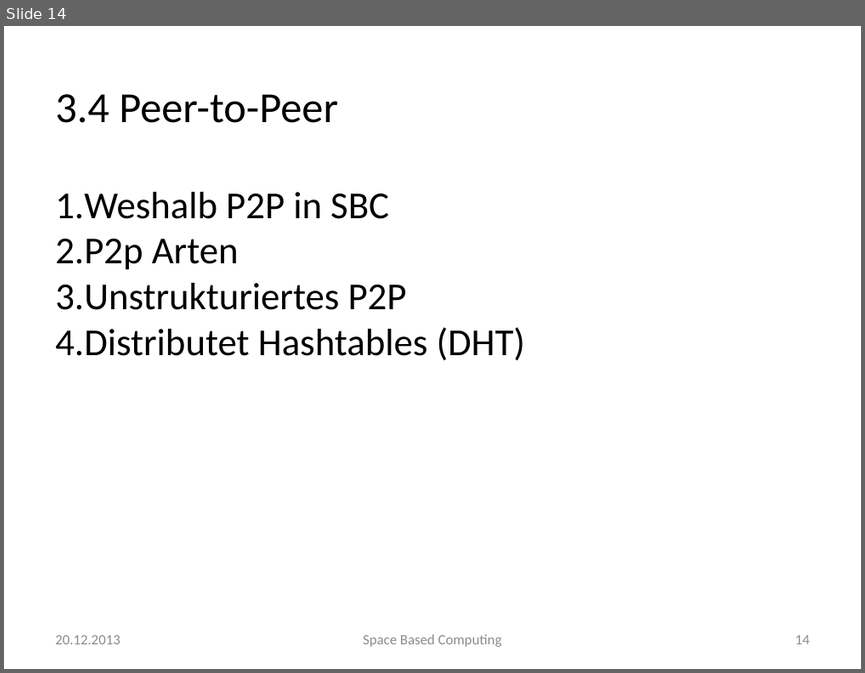
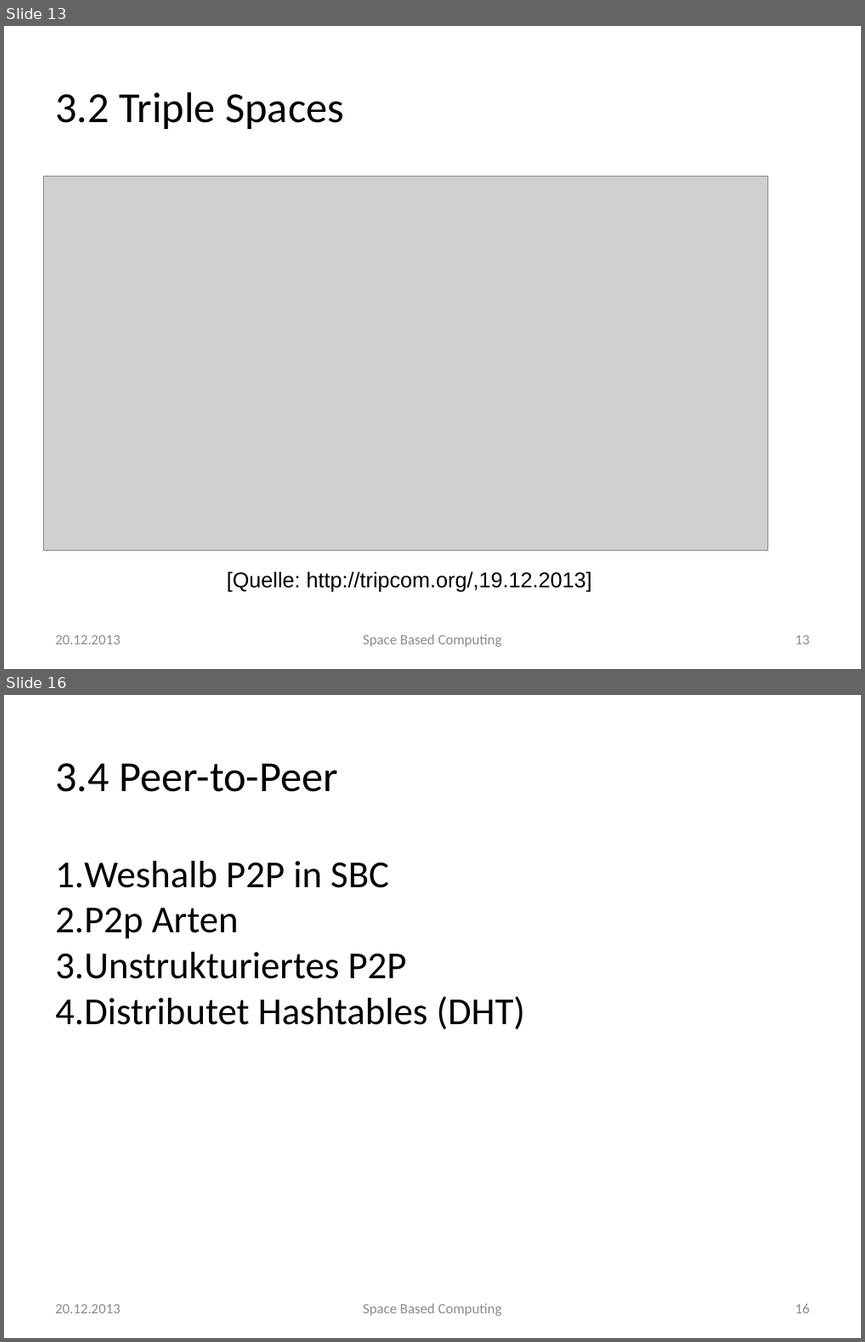
Before and after one commit to traxl/sbcAusarbeitung, a slide deck: Space Based Computing.pptx. Shown one above the other, each under a label of ours: slide 14 before the commit, slides 13 and 16 after it; the slides between them are not shown. The pictures are 865x673 and 865x1342 pixels, drawn with LibreOffice and Linux fonts; fonts in the diff are those of the drawing; grey boxes stand for pictures; background and template pictures are left out. Boxes give left, top, right and bottom in pixels: in the first picture for what was removed or moved away, otherwise in the second. Text is boxed around its words. In the diff, an @@ line names an element or a change of style, - is before the commit and + after.

Commit message:
Added Zitate und Quellen

```diff
--- a/Space Based Computing.pptx
+++ b/Space Based Computing.pptx
@@ slide 13 added at bbox=[4, 26, 861, 669], background picture (left out) @@
@@ text added at bbox=[55, 92, 344, 129], 36 pt, text #000000 @@
+3.2 Triple Spaces
@@ picture added at bbox=[43, 176, 767, 550] @@
@@ text added at bbox=[227, 571, 592, 591], 18 pt, text #000000 @@
+[Quelle: http://tripcom.org/,19.12.2013]
@@ text added at bbox=[55, 635, 120, 644], 12 pt, text #8B8B8B @@
+20.12.2013
@@ text added at bbox=[363, 634, 502, 646], 12 pt, text #8B8B8B @@
+Space Based Computing
@@ page number added at bbox=[795, 635, 810, 644], 12 pt, text #8B8B8B @@
+13
@@ what was slide 14 is now slide 16 @@
@@ page number at bbox=[795, 1304, 810, 1313]: text changed @@
-14
+16
```
Also in this commit, not shown: 12 slides changed, 5 other slides added, 2 other files.
